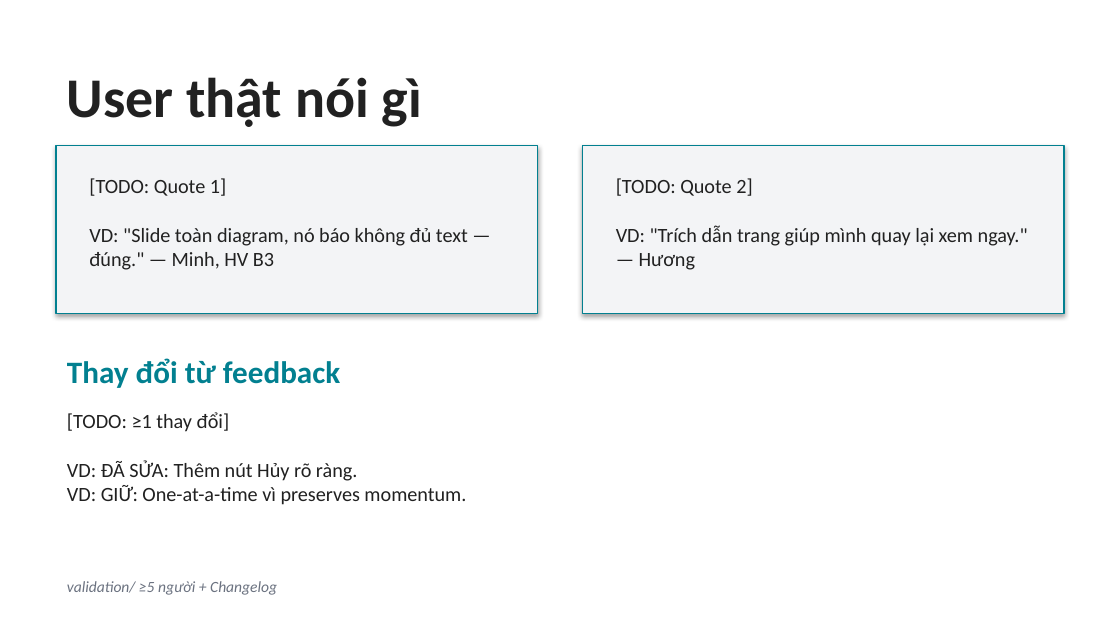
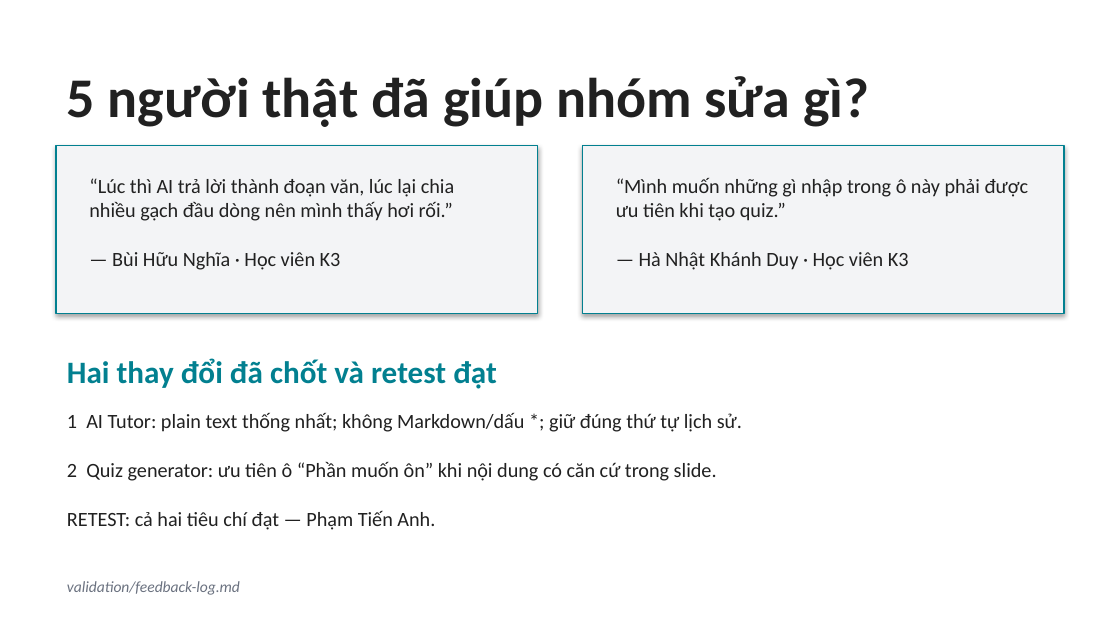
Before and after one commit to minhduc3105/K3-hackathon-Fable-E403, a slide deck: slide 5 of demo-slides.pptx. Drawn at 1120x630 pixels with LibreOffice and Linux fonts; fonts in the diff are those of the drawing. Boxes give left, top, right and bottom in pixels: in the first picture for what was removed or moved away, otherwise in the second. Text is boxed around its words. In the diff, an @@ line names an element or a change of style, - is before the commit and + after.

Commit message:
complete CP5 validation artifacts

```diff
--- a/demo-slides.pptx
+++ b/demo-slides.pptx
@@ text at [67, 76, 869, 127]: text changed @@
-User thật nói gì
+5 người thật đã giúp nhóm sửa gì?
@@ text at [89, 178, 454, 270]: text changed @@
-[TODO: Quote 1]
-VD: "Slide toàn diagram, nó báo không đủ text — đúng." — Minh, HV B3
+“Lúc thì AI trả lời thành đoạn văn, lúc lại chia nhiều gạch đầu dòng nên mình thấy hơi rối.”
+— Bùi Hữu Nghĩa · Học viên K3
@@ text at [616, 178, 1028, 270]: text changed @@
-[TODO: Quote 2]
-VD: "Trích dẫn trang giúp mình quay lại xem ngay." — Hương
+“Mình muốn những gì nhập trong ô này phải được ưu tiên khi tạo quiz.”
+— Hà Nhật Khánh Duy · Học viên K3
@@ text at [67, 358, 497, 389]: text changed @@
-Thay đổi từ feedback
+Hai thay đổi đã chốt và retest đạt
@@ text at [67, 413, 742, 530]: text changed @@
-[TODO: ≥1 thay đổi]
-VD: ĐÃ SỬA: Thêm nút Hủy rõ ràng.
-VD: GIỮ: One-at-a-time vì preserves momentum.
+1 AI Tutor: plain text thống nhất; không Markdown/dấu *; giữ đúng thứ tự lịch sử.
+2 Quiz generator: ưu tiên ô “Phần muốn ôn” khi nội dung có căn cứ trong slide.
+RETEST: cả hai tiêu chí đạt — Phạm Tiến Anh.
@@ text at [67, 581, 240, 595]: text changed @@
-validation/ ≥5 người + Changelog
+validation/feedback-log.md
```
Also in this commit, not shown: 3 other slides changed, 2 slides added, 2 slides removed, 9 other files.
